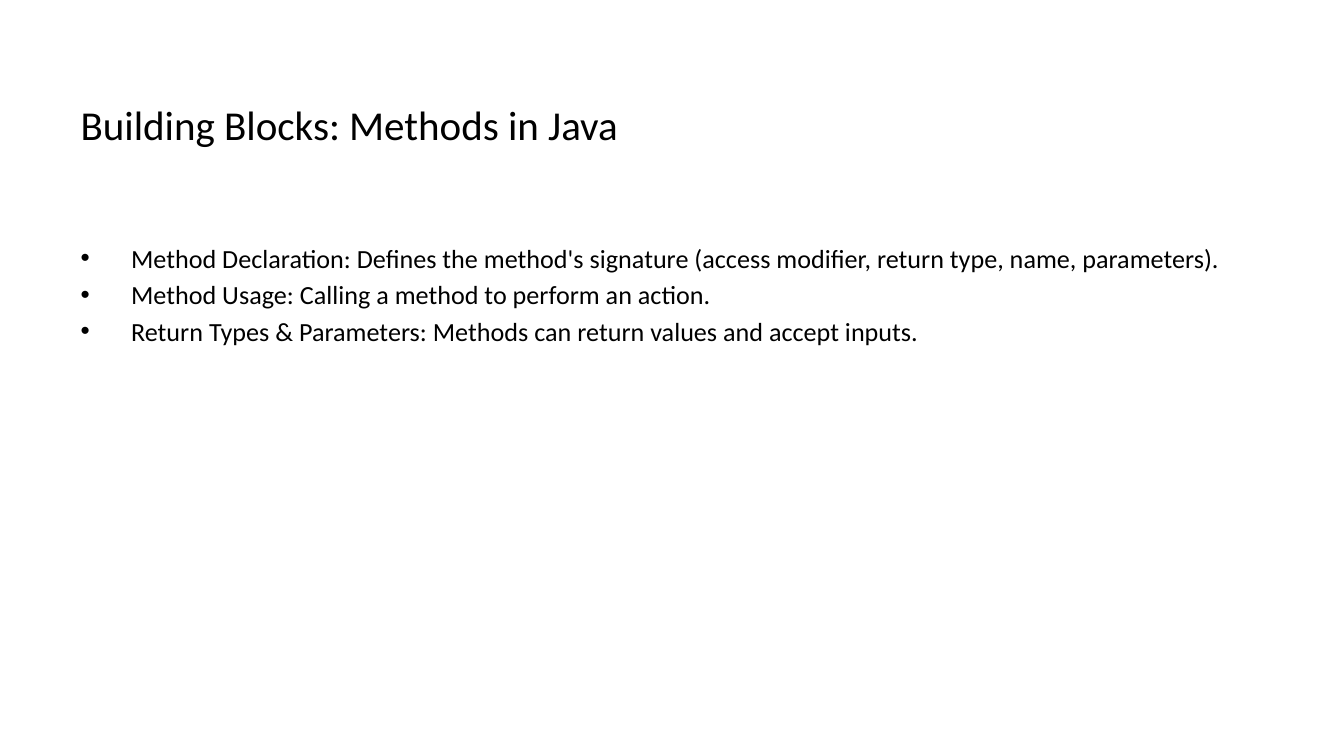
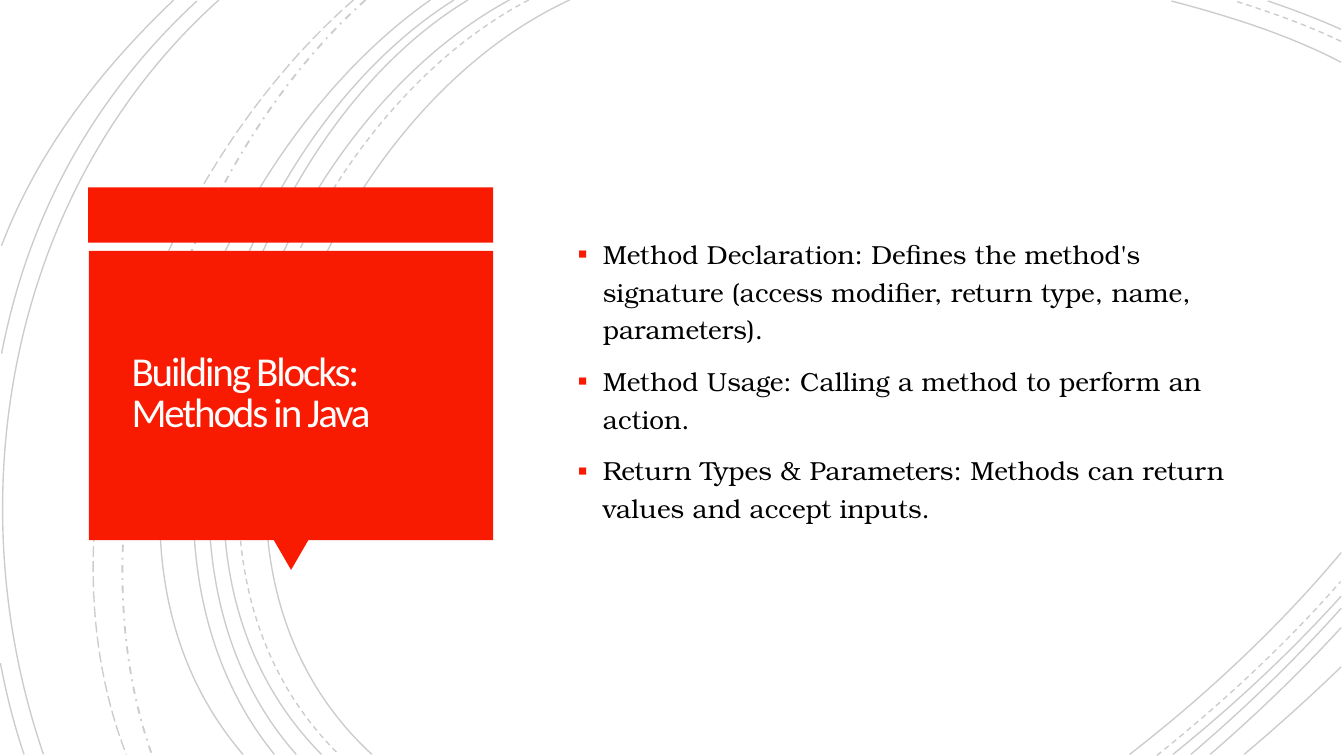
Before and after one commit to arpit3043/PropeersJavaFSBootCamp, a slide deck: slide 10 of Java Programming Crash Course_ Beginner to Intermediate.pptx. Drawn at 1344x756 pixels with LibreOffice and Linux fonts; fonts in the diff are those of the drawing. Boxes give left, top, right and bottom in pixels: in the first picture for what was removed or moved away, otherwise in the second. Text is boxed around its words. In the diff, an @@ line names an element or a change of style, - is before the commit and + after.

```diff
--- a/Java Programming Crash Course_ Beginner to Intermediate.pptx
+++ b/Java Programming Crash Course_ Beginner to Intermediate.pptx
@@ group added at box(0, 0, 1341, 755): 21 freeform shapes @@
@@ text "Method Declaration: Defines the method's ...": place and size @@
-text "Method Declaration: Defines the method's ..." at box(131, 249, 1218, 346)
+text "Method Declaration: Defines the method's ..." at box(603, 245, 1224, 524)
@@ text "Method Declaration: Defines the method's ..." at box(603, 245, 1224, 524): font Calibri to TeX Gyre Bonum; bullet • to ▪; line spacing 1 to 1.2; more space between paragraphs; vertical alignment top to middle @@
@@ rectangle added at box(89, 187, 493, 242), fill #F81B02 @@
@@ rectangle added at box(89, 251, 493, 540), fill #F81B02 @@
@@ title "Building Blocks: Methods in Java": place and size @@
-title "Building Blocks: Methods in Java" at box(81, 111, 618, 147)
+title "Building Blocks: Methods in Java" at box(132, 357, 370, 428)
@@ title "Building Blocks: Methods in Java" at box(132, 357, 370, 428): text colour #000000 to #FFFEFF, letter spacing 0 to -1.1 pt; line spacing 1 to 0.85 @@
@@ triangle added at box(274, 540, 309, 570), fill #F81B02 @@
```
Also in this commit, not shown: 11 other slides changed, 2 slides added, 2 slides removed.
